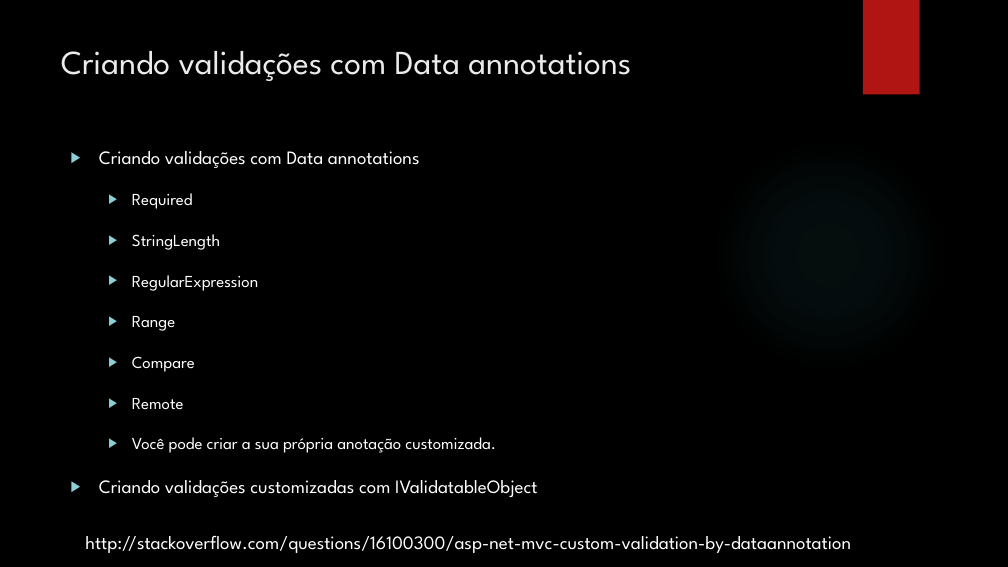
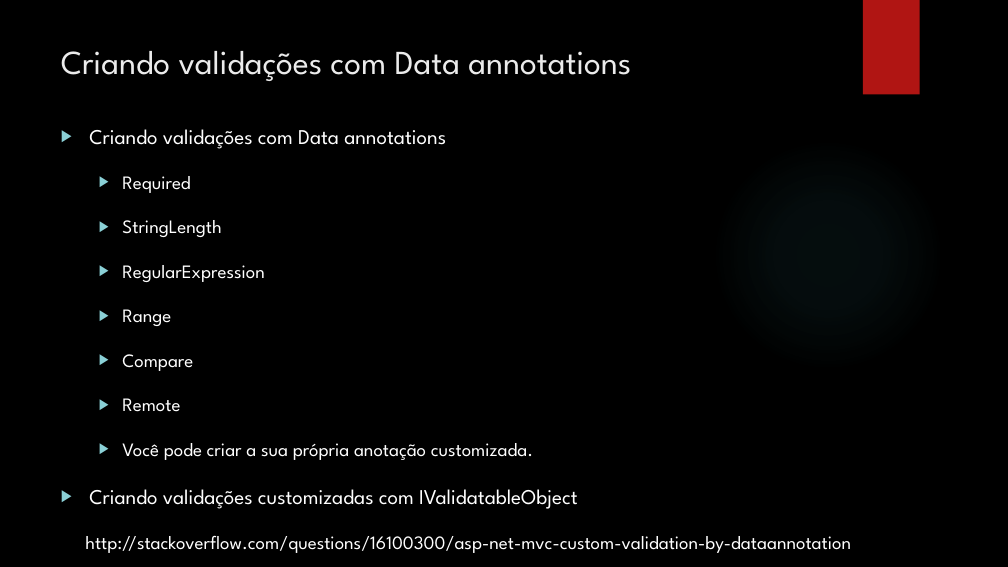
Before and after one commit to leolana/AspnetMvcLab, a slide deck: slide 24 of Presentation/AspNetMvc.pptx. Drawn at 1008x567 pixels with LibreOffice and Linux fonts; fonts in the diff are those of the drawing; background and template pictures are left out. Boxes give left, top, right and bottom in pixels: in the first picture for what was removed or moved away, otherwise in the second. Text is boxed around its words. In the diff, an @@ line names an element or a change of style, - is before the commit and + after.

```diff
--- a/Presentation/AspNetMvc.pptx
+++ b/Presentation/AspNetMvc.pptx
@@ text "Criando validações com Data annotations" moved from (x1=99, y1=151, x2=537, y2=497) to (x1=89, y1=129, x2=578, y2=509) @@
@@ text "Criando validações com Data annotations" at (x1=89, y1=129, x2=578, y2=509): size 18 to 20 pt in "Criando validações com Data annotations", "Criando validações customizadas com IValidatableObject"; size 16 to 18 pt in "Required", "StringLength", "RegularExpression", "Range" and 3 more places @@
```
Also in this commit, not shown: 2 other slides changed, 1 slide added, 1 slide removed, 5 other files.
